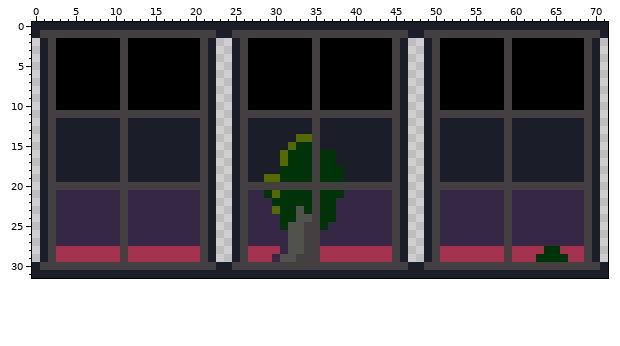
Sprite sheet, stored at Environment/OldHouse/Tiles/Windows.png. The picture above was drawn from the file before the commit.
The file is 72x32 pixels.
Once edited:
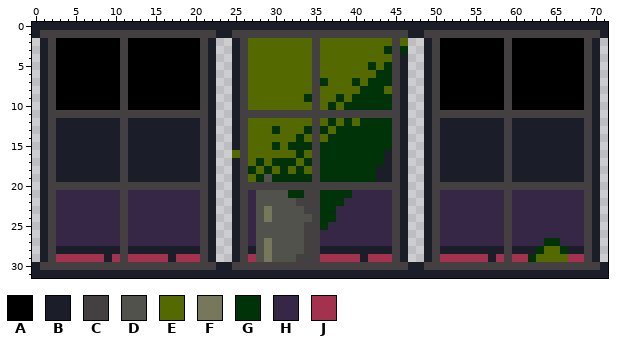
Palette (. is transparent): A #000000  B #1b1e29  C #443f41  D #52524c  E #546a00  F #77785b  G #003308  H #362747  J #a2324e
The exact change:
y 2: x 27..34 AAAAAAAA -> EEEEEEEE; x 36..44 AAAAAAAAA -> EEEEEEEEE; x 46 B -> E
y 3: x 27..34 AAAAAAAA -> EEEEEEEE; x 36..44 AAAAAAAAA -> EEEEEEEEG; x 46 B -> G
y 4: x 27..34 AAAAAAAA -> EEEEEEEE; x 36..44 AAAAAAAAA -> EEEEEEEEE
y 5: x 27..34 AAAAAAAA -> EEEEEEEE; x 36..44 AAAAAAAAA -> EEEEEEGEG
y 6: x 27..34 AAAAAAAA -> EEEEEEEE; x 36..44 AAAAAAAAA -> EEEEEEEGG
y 7: x 27..34 AAAAAAAA -> EEEEEEEE; x 36..44 AAAAAAAAA -> GEEEGEGGG
y 8: x 27..34 AAAAAAAA -> EEEEEEEE; x 36..44 AAAAAAAAA -> EEEEEGGGE
y 9: x 27..34 AAAAAAAA -> EEEEEEEG; x 36..44 AAAAAAAAA -> EEGEGGGGG
y 10: x 27..34 AAAAAAAA -> EEEEEEEE; x 36..44 AAAAAAAAA -> EGEGGGGGG
y 12: x 27..34 BBBBBBBB -> EEEEEEEE; x 36..44 BBBBBBBBB -> EGEGEGGGG
y 13: x 27..34 BBBBBBBB -> EEEGEEEG; x 36..44 BBBBBBBBB -> GEGGGGGGG
y 14: x 27..33 BBBBBBE -> EEEEEEG; x 36..44 BBBBBBBBB -> EGGGGGGGG
y 15: x 27..32 BBBBBE -> EEEGEG; x 36..44 BBBBBBBBB -> GGGGGGGGG
y 16: x 25 B -> E; x 27..30 BBBB -> EEEE; x 32 G -> E; x 34 G -> E; x 38..43 BBBBBB -> GGGGGG
y 17: x 27..31 BBBBE -> EGEGG; x 33 G -> E; x 38..43 BBBBBB -> GGGGGG
y 18: x 27..30 BBBB -> GEGE; x 32 G -> E; x 34 G -> E; x 39..42 BBBB -> GGGG
y 19: x 27..30 BBEE -> EGDG; x 39..42 BBBB -> GGGG
y 21: x 28..31 HGEG -> DDDD; x 34 G -> C; x 39 H -> G
y 22: x 28..34 HHGGGGG -> DDDDDCC; x 38 H -> G
y 23: x 28..32 HHEGG -> DFDDD; x 34 G -> C
y 24: x 28..32 HHHGG -> DFDDD
y 25: x 28..31 HHHG -> DDDD
y 26: x 28..31 HHHH -> DDDD
y 27: x 28..31 HHHH -> DFDD; x 64..65 HH -> GG
y 28: x 3..10 JJJJJJJJ -> BBBBBBBB; x 12..20 JJJJJJJJJ -> BBBBBBBBB; x 27..31 JJJJH -> BDFDD; x 36..44 JJJJJJJJJ -> BBBBBBBBB; x 51..58 JJJJJJJJ -> BBBBBBBB; x 60..68 JJJJGGJJJ -> BBBGEEGBB
y 29: x 9 J -> B; x 17 J -> B; x 28..30 JJH -> DFD; x 41 J -> B; x 57 J -> B; x 62..66 JGGGG -> GEEEE
Changed places in both pictures, as pixel boxes (x1, y1, x2, y2):
changed: (232, 38, 408, 262)
changed: (440, 238, 584, 262)
changed: (56, 246, 200, 262)
